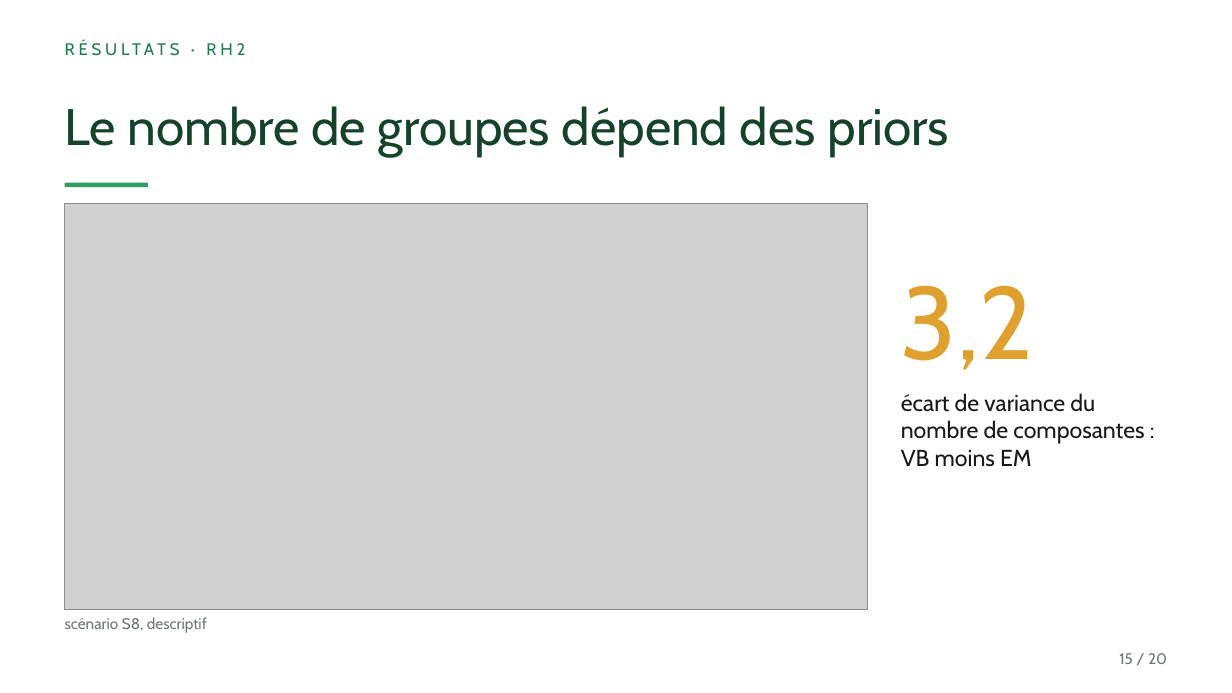
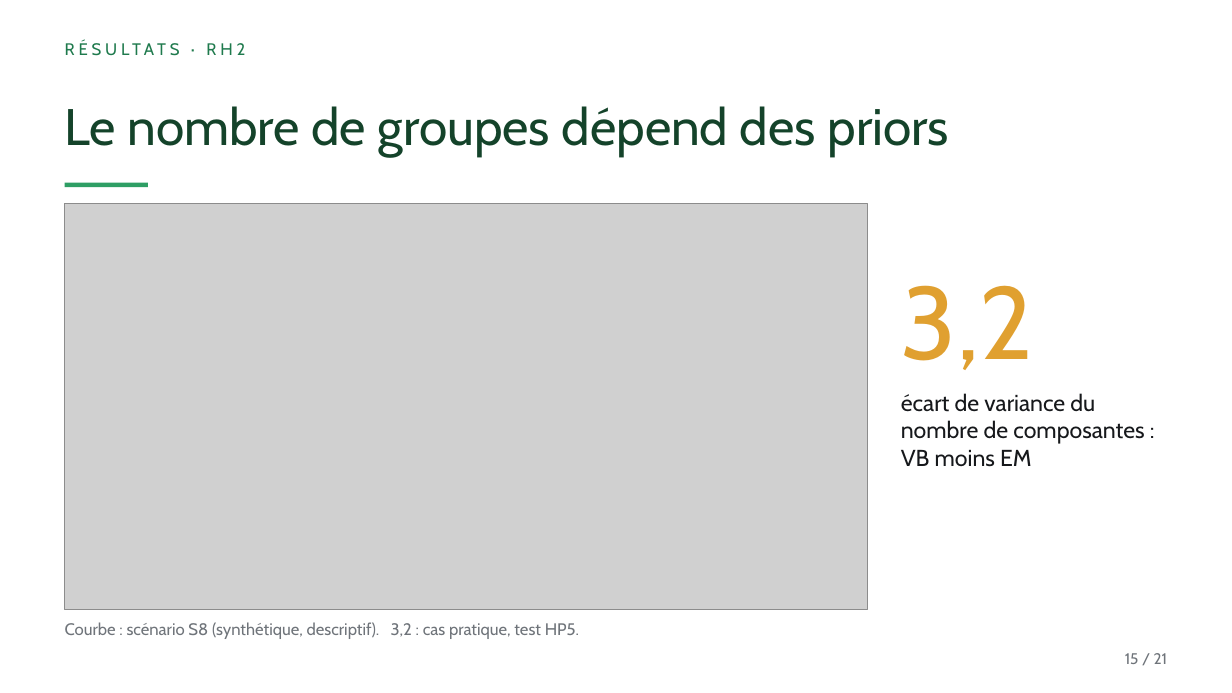
Before and after one commit to Kanaicare8/em-classique-vs-variationnel, a slide deck: slide 15 of presentation/Presoutenance_Icare.pptx. Drawn at 1232x693 pixels with LibreOffice and Linux fonts; fonts in the diff are those of the drawing; grey boxes stand for pictures. Boxes give left, top, right and bottom in pixels: in the first picture for what was removed or moved away, otherwise in the second. Text is boxed around its words. In the diff, an @@ line names an element or a change of style, - is before the commit and + after.

```diff
--- a/presentation/Presoutenance_Icare.pptx
+++ b/presentation/Presoutenance_Icare.pptx
@@ text at [65,622,579,639]: text changed; size 12 to 13 pt @@
-scénario S8, descriptif
+Courbe : scénario S8 (synthétique, descriptif). 3,2 : cas pratique, test HP5.
@@ text at [1125,653,1167,664]: text changed @@
-15 / 20
+15 / 21
```
Also in this commit, not shown: 18 other slides changed, 1 slide added, 8 other files.
